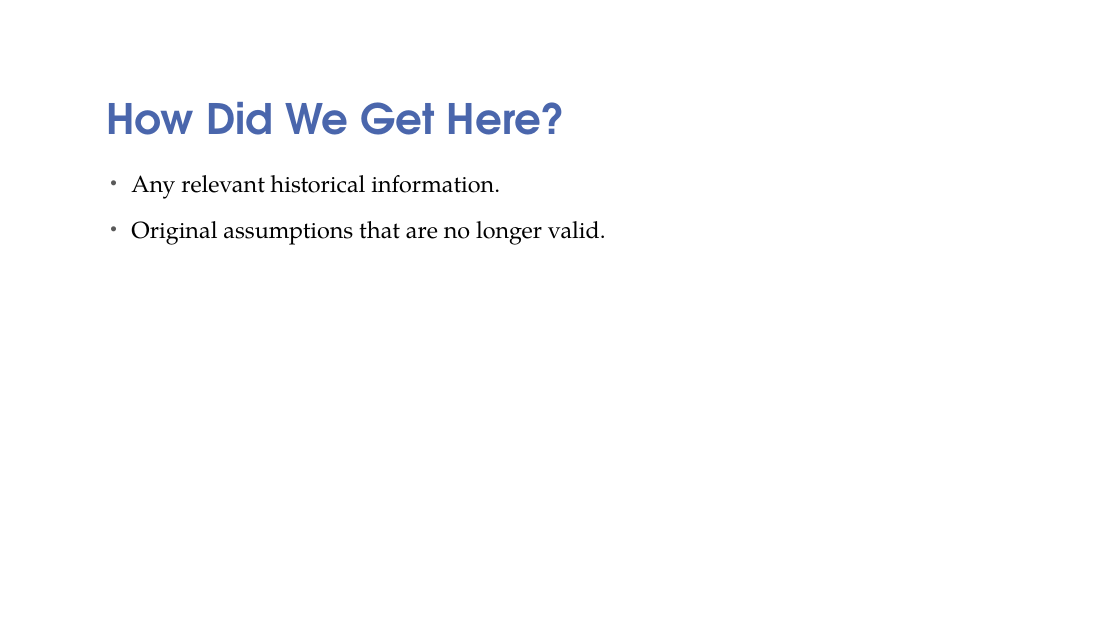
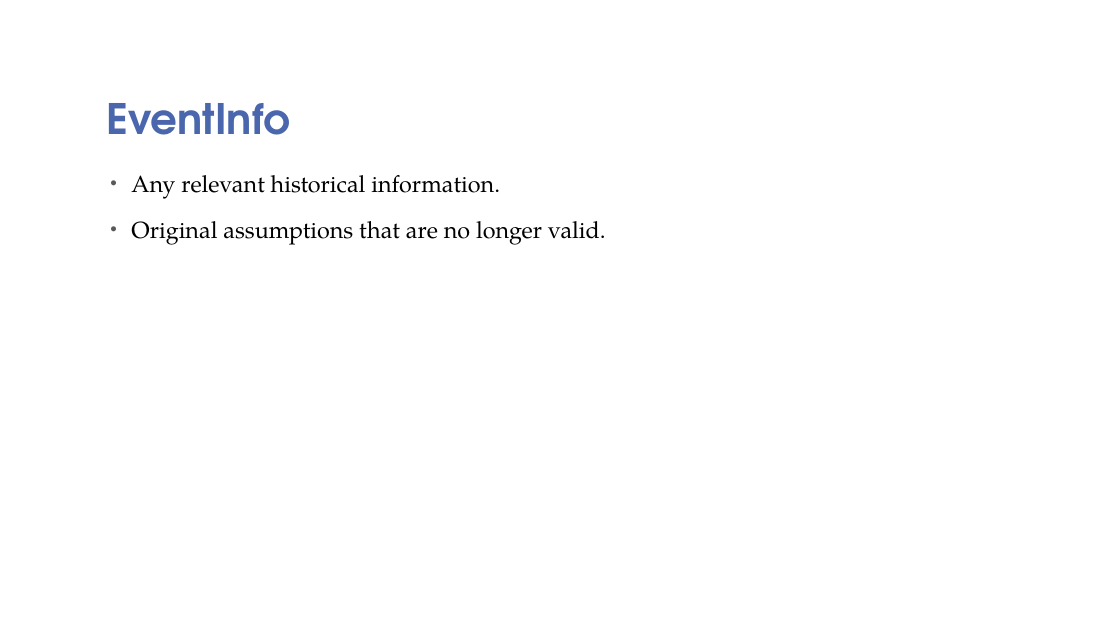
Before and after one commit to deutschah/IOT2, a slide deck: slide 5 of Internet stvari i servisa2.pptx. Drawn at 1120x630 pixels with LibreOffice and Linux fonts; fonts in the diff are those of the drawing; background and template pictures are left out. Boxes give left, top, right and bottom in pixels: in the first picture for what was removed or moved away, otherwise in the second. Text is boxed around its words. In the diff, an @@ line names an element or a change of style, - is before the commit and + after.

```diff
--- a/Internet stvari i servisa2.pptx
+++ b/Internet stvari i servisa2.pptx
@@ title at (106, 103, 290, 135): text changed @@
-How Did We Get Here?
+EventInfo
```
Also in this commit, not shown: 2 other slides changed, 1 slide added, 1 slide removed, 11 other files.
